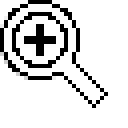
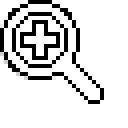
Two versions of the same layered image (128 × 128). Layer-by-layer changes:
renamed "Zoom out" to "Zoom in", painted on it over left=16, top=16, right=104, bottom=104
renamed "Zoom in" to "Zoom in 3d effect", hid it, opacity 100% → 40%, painted on it over left=16, top=16, right=108, bottom=108
